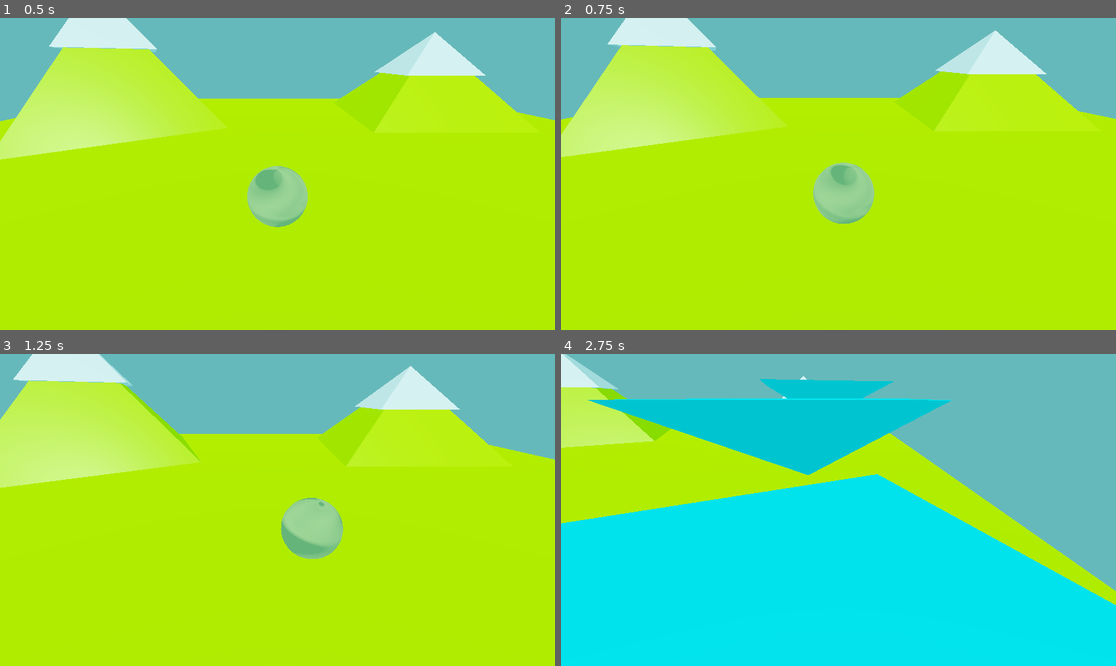
Above: before the commit, frames 1-4 (two rows, left to right).
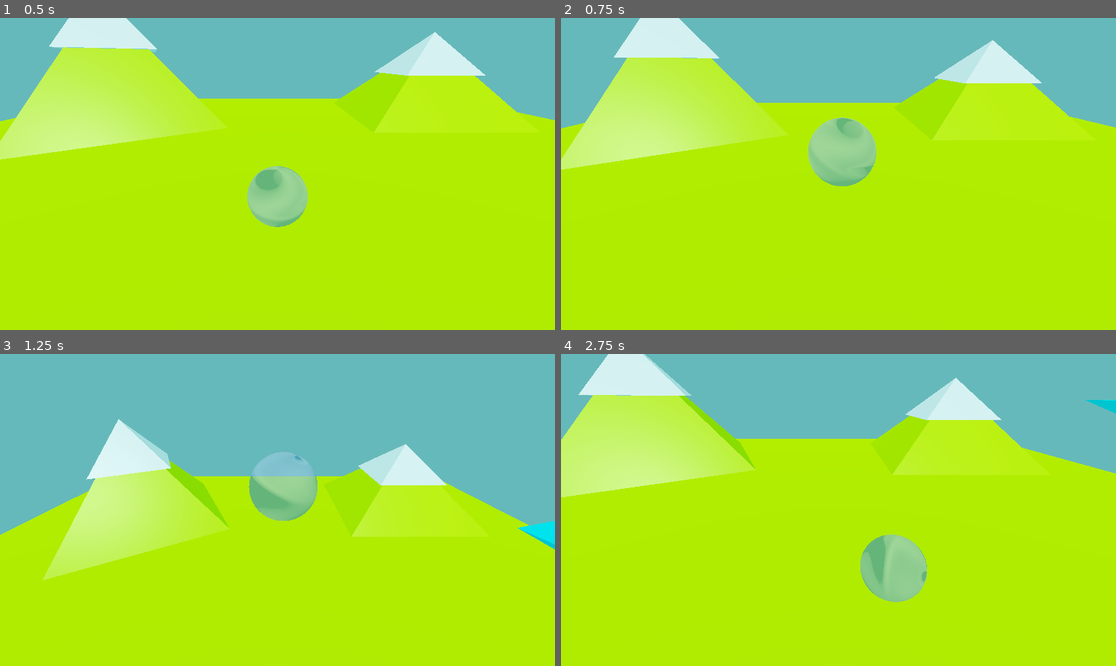
Above: after the commit, the same moments.

Repository: Samiser/pyraball
Game: Godot game, scene res://main.tscn
Same seed, same stepped clock (60 frames per second), same inputs: the game is played once before the commit and once after it.
Inputs:
- Up to frame 1 (0.5 s): no input
- Up to frame 2 (0.75 s): hold D (right) from 0.53 s (still down); tap Space (jump) at 0.6 s
- Up to frame 3 (1.25 s): keep holding D (right); tap Space (jump) at 0.77, 1.07 s
- Up to frame 4 (2.75 s): release D (right) at 1.28 s; hold S (back) 1.28-2.03 s; tap Space (jump) at 1.35, 1.52, 1.82, 2.1 s; hold D (right) from 2.03 s (still down)

Frame 1 is identical in both runs. In frame 2, 9.0% of the frame differs, in the area x 0-100%, y 0-67%; in frame 3, 37%; in frame 4, 76%, in the area x 0-100%, y 0-100%.

Commit message:
added jumping

Diff:
--- a/player.gd
+++ b/player.gd
@@ -1,10 +1,12 @@
 extends RigidBody3D
 
 var rolling_force: float = 50.0
+@onready var floor_check: RayCast3D = $FloorCheck
 @onready var camera_target: Marker3D = $CameraTarget
 
 func _ready() -> void:
 	camera_target.top_level = true
+	floor_check.top_level = true
 
 func _physics_process(delta: float) -> void:
 	camera_target.global_transform.origin = lerp(
@@ -12,5 +14,10 @@
 		global_transform.origin, 0.1
 	)
 
+	floor_check.global_transform.origin = global_transform.origin
+
 	var input_vector: Vector2 = Input.get_vector("forward", "back", "right", "left")
 	angular_velocity += Vector3(input_vector.x, 0, input_vector.y) * rolling_force * delta
+
+	if Input.is_action_just_pressed("jump") and floor_check.is_colliding():
+		apply_impulse(Vector3.UP * 10)
--- a/player.tscn
+++ b/player.tscn
@@ -1,6 +1,9 @@
-[gd_scene load_steps=7 format=3 uid="uid://ccdc33vpni5bd"]
+[gd_scene load_steps=8 format=3 uid="uid://ccdc33vpni5bd"]
 
 [ext_resource type="Script" uid="uid://dj4hr00xw01je" path="res://player.gd" id="1_4flbx"]
+
+[sub_resource type="PhysicsMaterial" id="PhysicsMaterial_4flbx"]
+friction = 158.85
 
 [sub_resource type="FastNoiseLite" id="FastNoiseLite_sh265"]
 frequency = 0.0033
@@ -25,6 +28,7 @@
 [sub_resource type="SphereShape3D" id="SphereShape3D_4flbx"]
 
 [node name="Player" type="RigidBody3D"]
+physics_material_override = SubResource("PhysicsMaterial_4flbx")
 script = ExtResource("1_4flbx")
 
 [node name="MeshInstance3D" type="MeshInstance3D" parent="."]
@@ -37,3 +41,6 @@
 
 [node name="Camera3D" type="Camera3D" parent="CameraTarget"]
 transform = Transform3D(1, 0, 0, 0, 0.874323, 0.485344, 0, -0.485344, 0.874323, 0, 1.88998, 2.78866)
+
+[node name="FloorCheck" type="RayCast3D" parent="."]
+target_position = Vector3(0, -0.62, 0)
